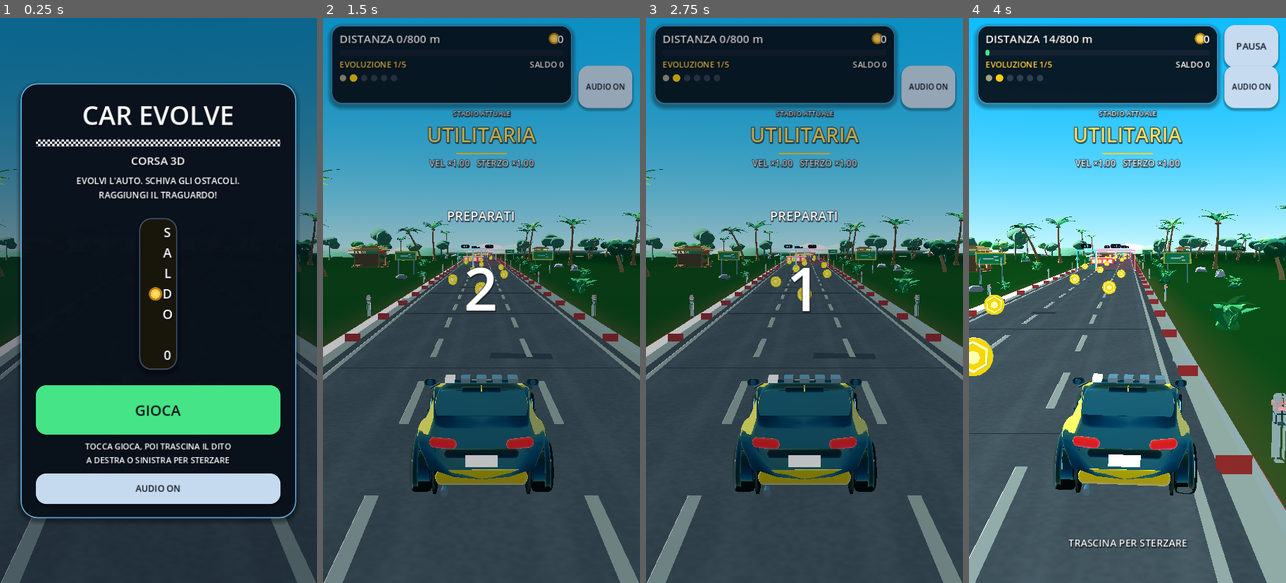
Above: before the commit, frames 1-4 (left to right).
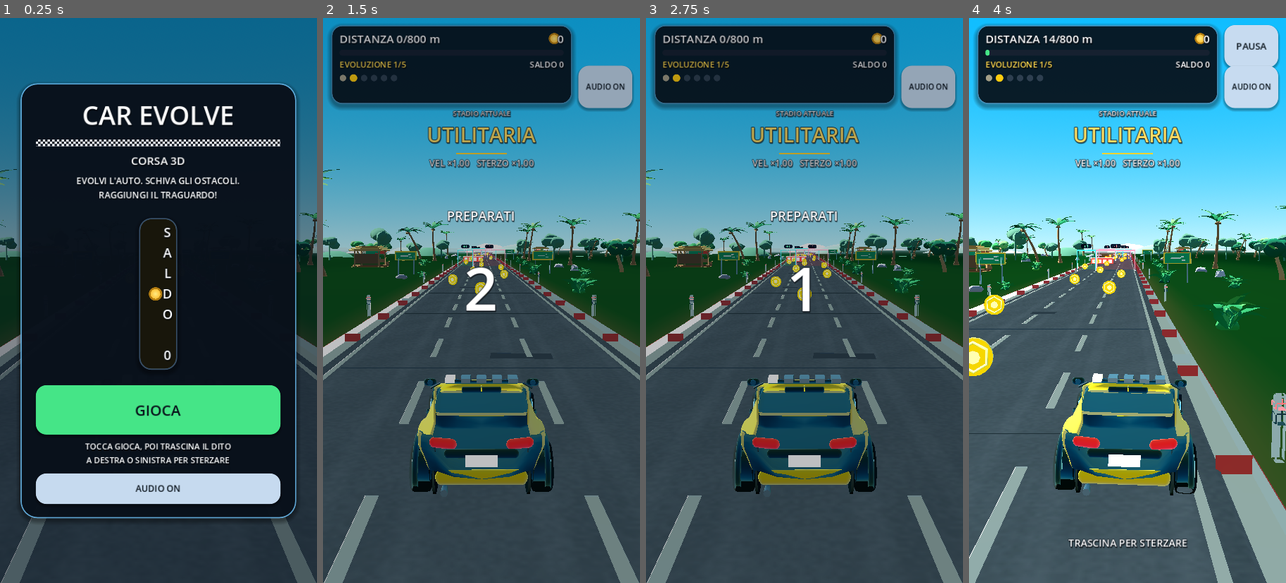
Above: after the commit, the same moments.

Repository: wraixxfn-create/GiocoMobile
Game: Godot game, scene res://scenes/Main.tscn
The game is run twice, just before and just after one commit, with the same random seed, the same clock (stepped at 60 frames per second) and the same inputs.
Inputs (mouse positions are in pixels of both pictures, inside the frame that each line leads up to):
- Up to frame 1 (0.25 s): no input
- Up to frame 2 (1.5 s): click "GIOCA" at 0.5 s; click "AUDIO ON" at 1.25 s
- Up to frame 3 (2.75 s): tap Enter at 2 s; move the mouse to (874, 272) at 2.02 s; hold Right (ui_right) from 2.03 s (still down); tap 1 at 2.1 s; click (874, 272) at 2.17 s
- Up to frame 4 (4 s): release Right (ui_right) at 2.75 s; drag from (1064, 328) to (1111, 413) at 2.77 s; move the mouse to (1159, 176) at 3.52 s; hold Right (ui_right) from 3.53 s (still down); tap 3 at 3.6 s

The runs differ from the first frame. In frame 2, 0.6% of the frame differs, in the area x 30-70%, y 64-80%; in frame 3, 0.6%; in frame 4, 0.7%, in the area x 29-70%, y 64-80%.

Commit message:
art(auto): finestrini a fascia, tetto e coda verniciati, minigonne sottili
Co-authored-by: arena-agent <297053741+arena-agent@users.noreply.github.com>

Diff:
--- a/scripts/player/CarModelBuilder.gd
+++ b/scripts/player/CarModelBuilder.gd
@@ -139,7 +139,7 @@
 		"pillars_c": Vector2(0.62, 0.70),
 		"roof_split": 0.62,
 		"a_pillars": true,
-		"clad_split": 0.20,
+		"clad_split": 0.055,
 		"arch_gap": 0.05,
 		"arch_flare": "trim",
 		"light_style": "round",
@@ -441,15 +441,17 @@
 
 	var roof_split := float(bp["roof_split"])
 	var a_pillars := bool(bp["a_pillars"])
+	# Finestre come fascia: tetto, spalle e due estremità dell'abitacolo
+	# sempre verniciati. Prima tutta la parte alta era vetro e la coda
+	# dell'auto diventava una lastra scura grande quanto il cofano.
 	var glass_bucket := func(_i: int, _j: int, pa: Vector2, pb: Vector2, z_mid: float) -> String:
 		var yf := 0.5 * (pa.y + pb.y)
 		var gt := ((z_mid + length * 0.5) / length - g0) / maxf(g1 - g0, 0.000001)
-		# Vernice sul colmo solo nel tratto piano: parabrezza e lunotto
-		# restano vetro pieno (effetto "a bolla" moderno).
-		if yf >= roof_split and gt >= roof_range.x and gt <= roof_range.y:
+		if yf >= roof_split:
 			return BUCKET_PAINT
-		# Montanti A ai bordi del parabrezza.
-		if a_pillars and gt < roof_range.x and yf >= 0.54 and yf <= 0.66:
+		if gt <= 0.10 or gt >= 0.90:
+			return BUCKET_PAINT
+		if a_pillars and gt < roof_range.x and yf >= 0.50:
 			return BUCKET_PAINT
 		if gt >= pillars_b.x and gt <= pillars_b.y and yf > 0.06:
 			return BUCKET_PAINT
